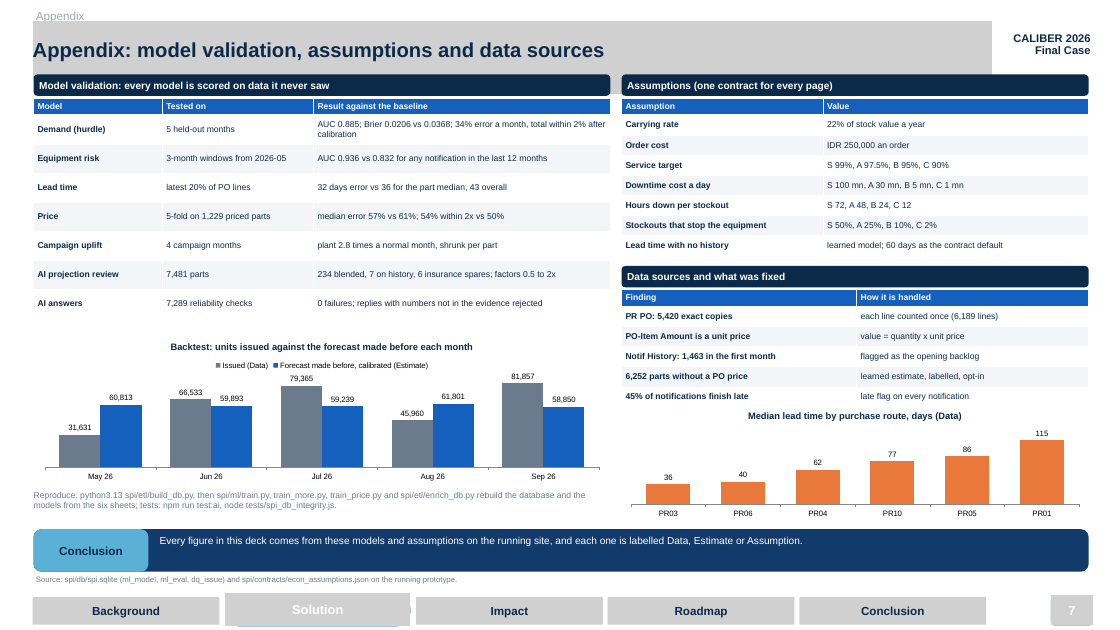
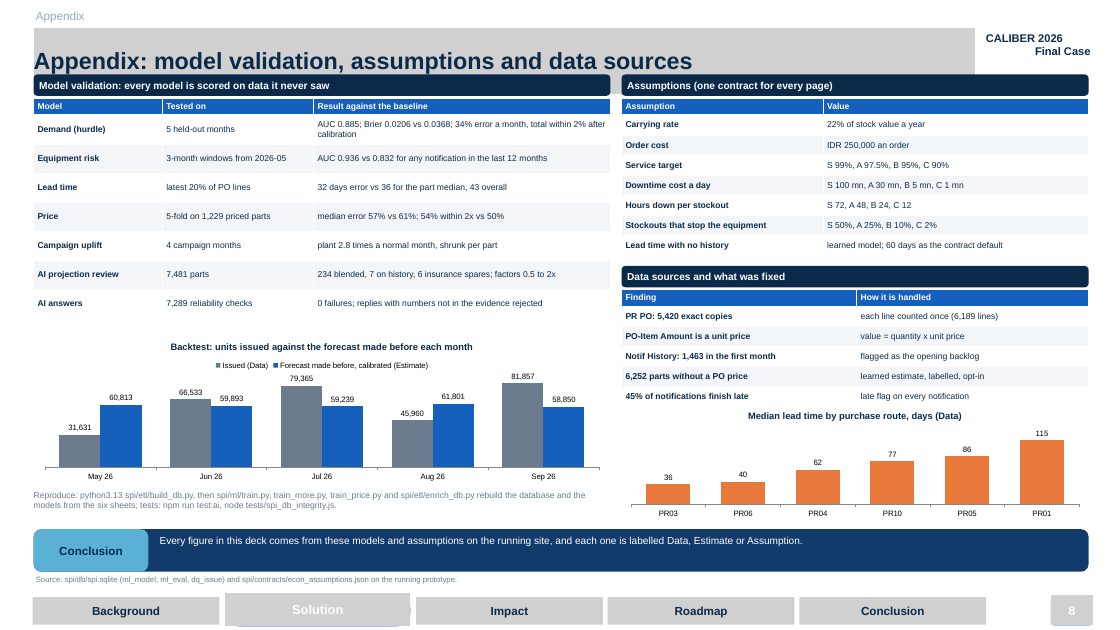
Before and after one commit to teknikchemical-ctrl/caliber2026, a slide deck: slide 8 of deliverables/CALIBER2026_Spare_Part_Intelligence_Final.pptx (slide 7 before the commit). Drawn at 1120x630 pixels with LibreOffice and Linux fonts; fonts in the diff are those of the drawing; grey boxes stand for pictures. Boxes give left, top, right and bottom in pixels: in the first picture for what was removed or moved away, otherwise in the second. Text is boxed around its words. In the diff, an @@ line names an element or a change of style, - is before the commit and + after.

```diff
--- a/deliverables/CALIBER2026_Spare_Part_Intelligence_Final.pptx
+++ b/deliverables/CALIBER2026_Spare_Part_Intelligence_Final.pptx
@@ picture: place and size @@
-picture at [32,21,992,78]
+picture at [34,27,975,94]
@@ text "Appendix: model validation, assumptions and ..." at [34,52,692,75]: size 26 to 30 pt; line spacing 31.2pt to 36pt @@
@@ text at [986,34,1091,55]: text changed @@
-CALIBER 2026
-Final Case
+CALIBER 2026
+Final Case
@@ text at [1068,604,1075,618]: text changed @@
-7
+8
```
Also in this commit, not shown: 4 other slides changed, 1 slide added.
